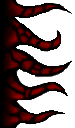
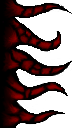
Before/after of a 75 x 128 layered artwork. What changed in the layer stack:
painted on "The Blackness" over box(16, 56, 53, 127)
hid "Background", painted on it over box(16, 4, 70, 127)
